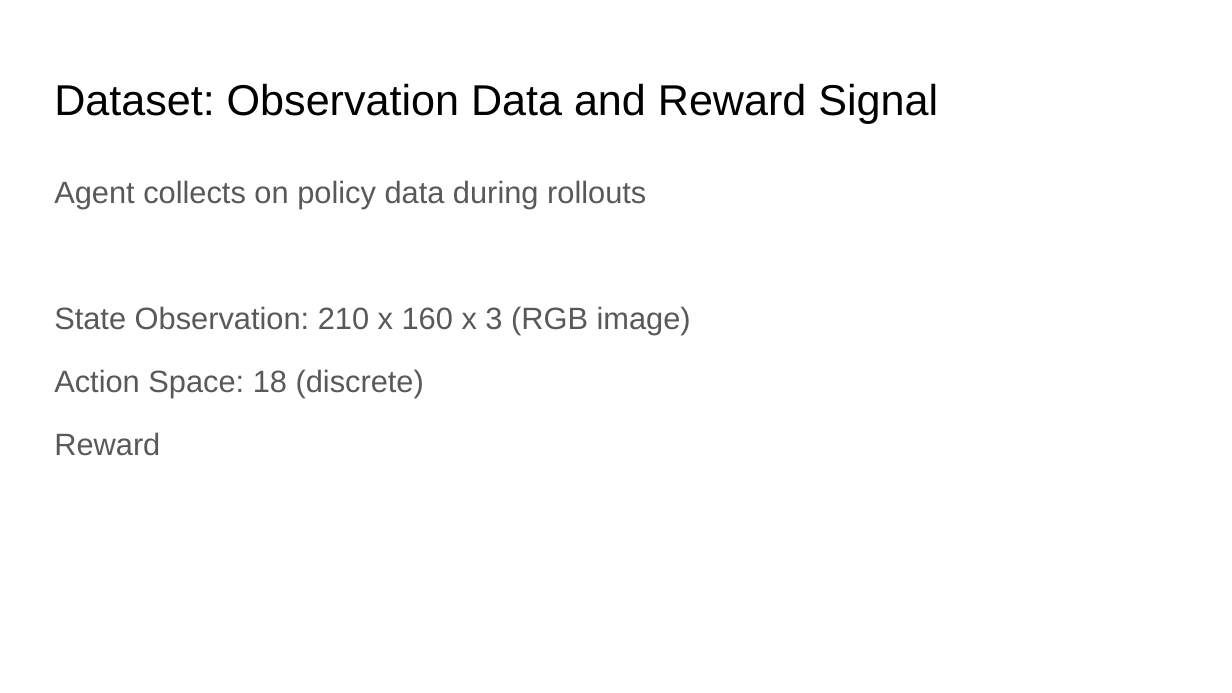
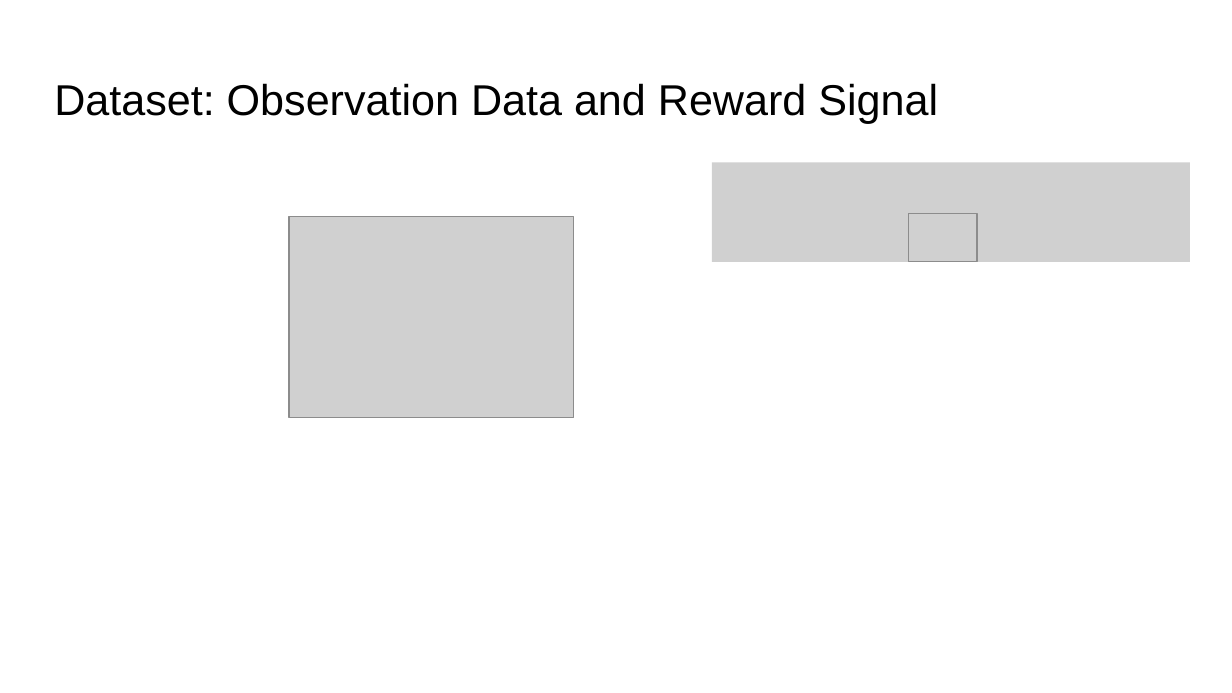
Before and after one commit to Stevenhunter167/Towards-Interpretable-Reinforcement-Learning-Using-Attention-Augmented-Agents-Replication, a slide deck: slide 3 of Presentation.pptx. Drawn at 1232x693 pixels with LibreOffice and Linux fonts; fonts in the diff are those of the drawing; grey boxes stand for pictures. Boxes give left, top, right and bottom in pixels: in the first picture for what was removed or moved away, otherwise in the second. Text is boxed around its words. In the diff, an @@ line names an element or a change of style, - is before the commit and + after.

```diff
--- a/Presentation.pptx
+++ b/Presentation.pptx
@@ picture added at [712, 163, 1190, 262] @@
@@ text removed at [54, 180, 691, 456] @@
-Agent collects on policy data during rollouts
-State Observation: 210 x 160 x 3 (RGB image)
-Action Space: 18 (discrete)
-Reward
@@ picture added at [290, 217, 574, 418] @@
@@ picture added at [909, 213, 978, 261] @@
```
Also in this commit, not shown: 7 other slides changed, 1 slide added, 1 slide removed, 1 other file.
